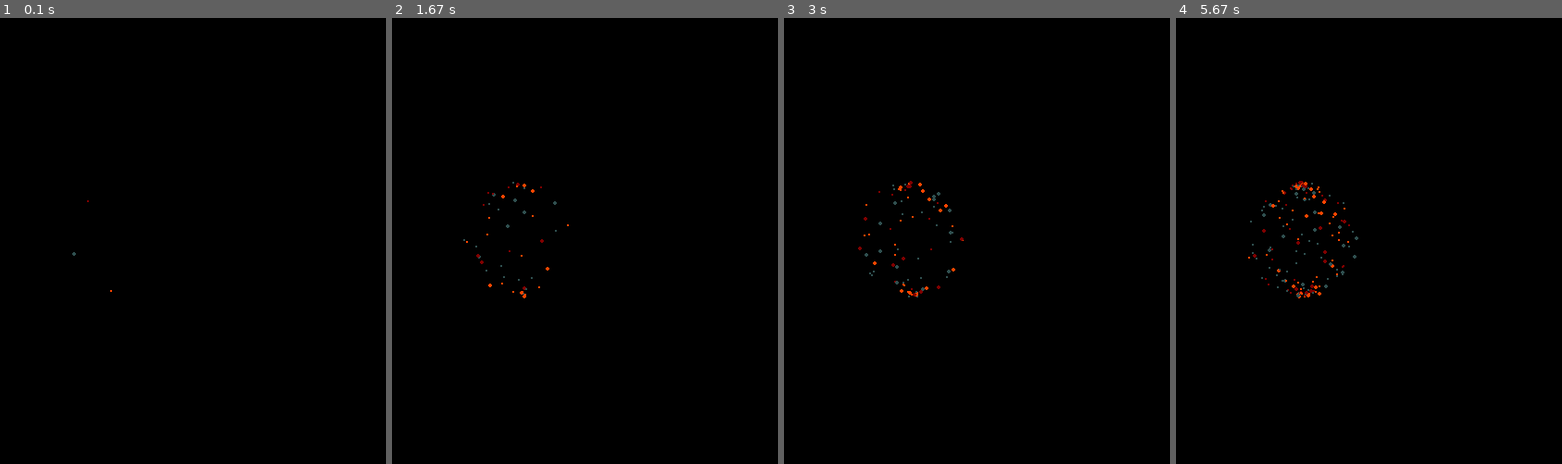
Above: before the commit, frames 1-4 (left to right).
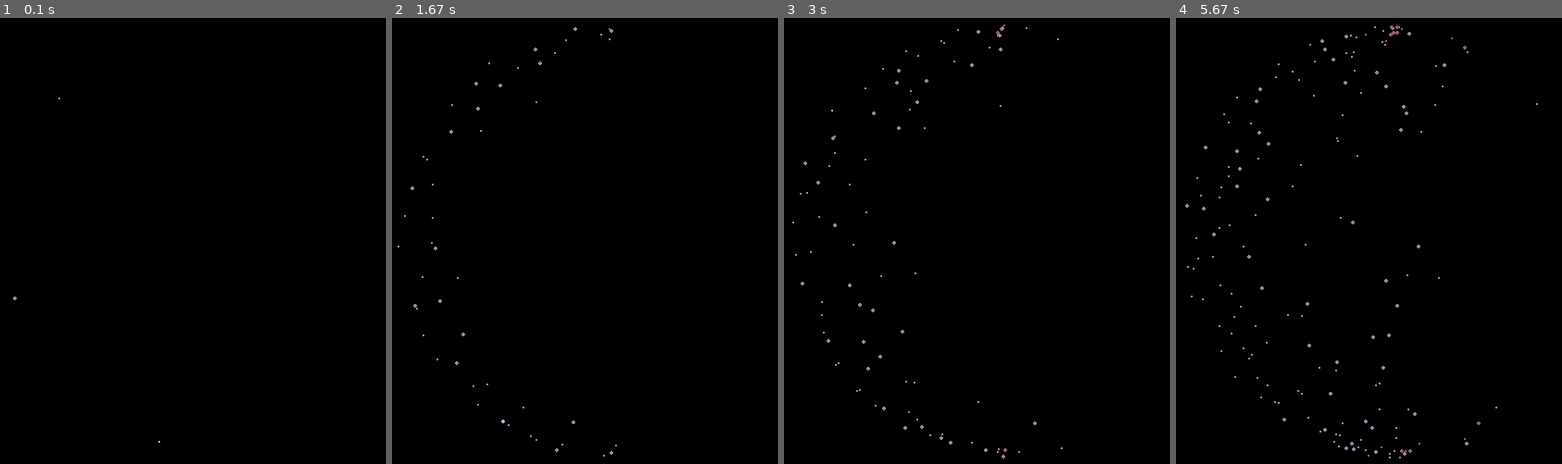
Above: after the commit, the same moments.

Repository: ztdnzunYT/Capstone-Project-2024
Game: pygame game, started from xzplore/test.py
Two runs of this game, one before a commit and one after it. Both use one fixed random seed, a clock stepped at 60 frames per second and the inputs below.
Inputs:
- Up to frame 1 (0.1 s): no input
- Up to frame 2 (1.67 s): no input
- Up to frame 3 (3 s): no input
- Up to frame 4 (5.67 s): no input

The runs differ from the first frame. In frame 1, less than 0.1% of the frame differs, in the area x 3-42%, y 17-96%; in frame 2, 0.3%; in frame 3, 0.6%; in frame 4, 1.1%, in the area x 2-94%, y 1-99%.

Commit message:
Update test.py

Diff:
--- a/xzplore/test.py
+++ b/xzplore/test.py
@@ -7,7 +7,8 @@
 pygame.init()
 clock = pygame.time.Clock()
 # Set up the display
-width, height = 800, 600
+width = 800
+height = 600
 window = pygame.display.set_mode((width, height))
 pygame.display.set_caption("Basic Pygame Window")
 
@@ -19,7 +20,7 @@
 val3 = 0
 x = 0
 y = 0
-radius = 50 + math.pi **2
+radius = 220 + math.pi **2
 size  = 15
 
 
@@ -30,26 +31,39 @@
         self.y = y
         self.positon = (x,y)
         self.x_max = self.x *-1
+        self.x_min = x
         self.speed = speed
-        self.color1 = (128, 0, 0)
-        self.color2 = (255, 69, 0)
-        self.color3 = (47, 79, 79)
+        self.color1 = (93, 63, 211)
+        self.color2 = (207, 159, 255)
+        self.color3 = (145, 95, 109)
         self.colors = [self.color1,self.color2,self.color3]
         self.color = random.choice(self.colors)
         self.size = size
         self.life_time = 0
+        self.direction = 0
 
 
     def draw(self):
-        pygame.draw.circle(window,self.color,(self.x+300,self.y+300),self.size)
+        pygame.draw.circle(window,self.color,(self.x+width/2,self.y+height/2),self.size)
 
     def update(self):
-        self.x += self.speed
+
+        if self.direction == 0:
+            self.color = (160, 130, 170)
+            self.x += self.speed
+
+        elif self.direction == -1:
+            self.color = (145, 95, 109)
+            self.x -= 0.5
+            if self.x < self.x_min:
+                self.direction = 0
+
         if self.x > self.x_max:
-            self.x = self.positon[0]
+            #self.x = self.positon[0]
+            self.direction = -1
 
-        self.life_time += 0.1
-        self.y += .2 *  math.sin(2*math.pi+self.life_time)
+        self.life_time += 0.05
+        self.y += .2 * math.sin(self.life_time)
 
 
 
@@ -65,29 +79,30 @@
 
     window.fill((0,0,0))
 
-
     time +=1
-    val3 += 0.5
+    val3 += 0.01
 
     x = radius * math.sin(time)
     y = radius * math.cos(time)
-    up = math.sin(time)
+    up = 30 * math.sin(val3)
 
     #print(round(x),round(y))
     #pygame.draw.circle(window,(255,255,255),(300,300),60,1)
     #pygame.draw.circle(window,(255,0,0),(x+300,y+300),size)
     #pygame.draw.circle(window,(0,0,255),(x+300,300),size)
-    #pygame.draw.circle(window,(0,255,0),(300,z+300),size)
+    #pygame.draw.circle(window,(0,255,0),(300,up+300),15)
 
+    print( (pygame.mouse.get_pos()[0] - width/2)/100 , (pygame.mouse.get_pos()[1] - height/3 )/100)
 
-
-    if len(particles) < 6000:
+    if len(particles) < 5000:
         if x < 0:
-            particles.append(Particle(x ,y,random.uniform(1,2),random.uniform(1,2.5)))
+            particles.append(Particle(x ,y,random.uniform(0,1),random.uniform(1,2.5)))
 
     for part in particles:
         part.draw()
         part.update()
+
+
 
 
 
